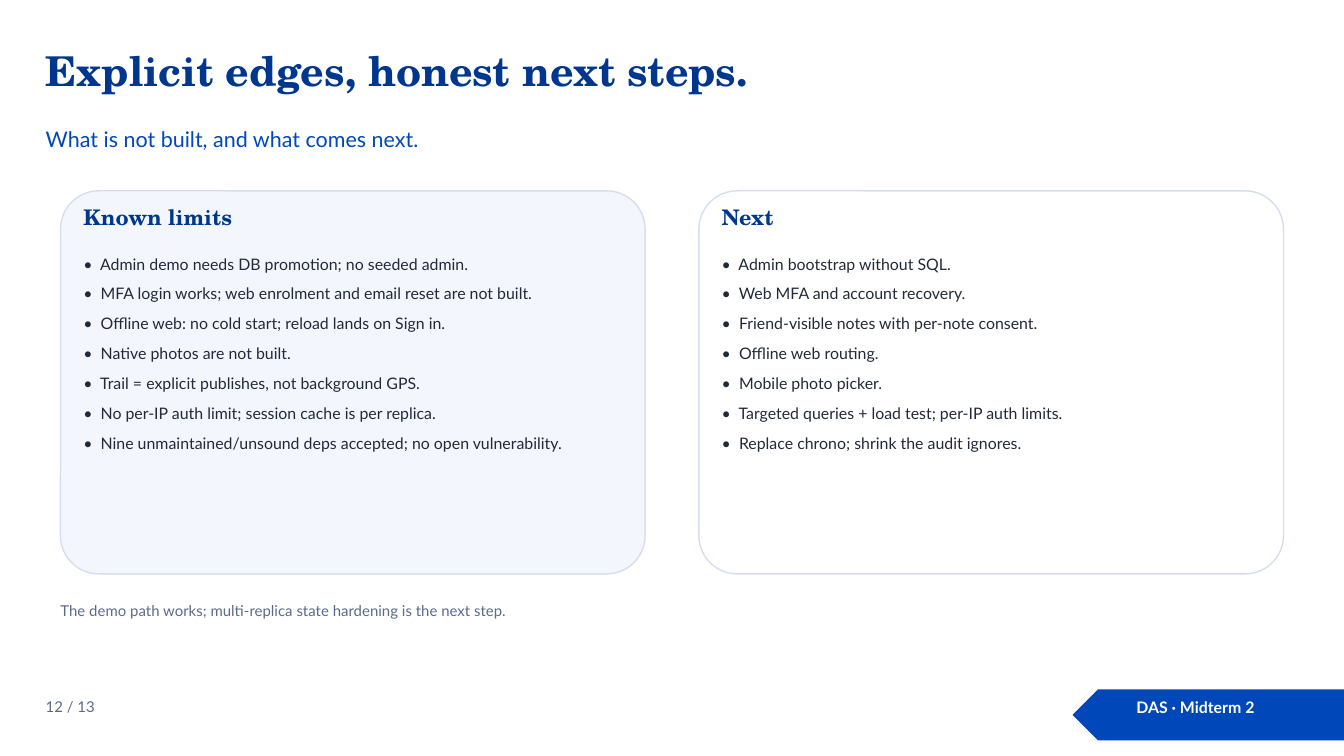
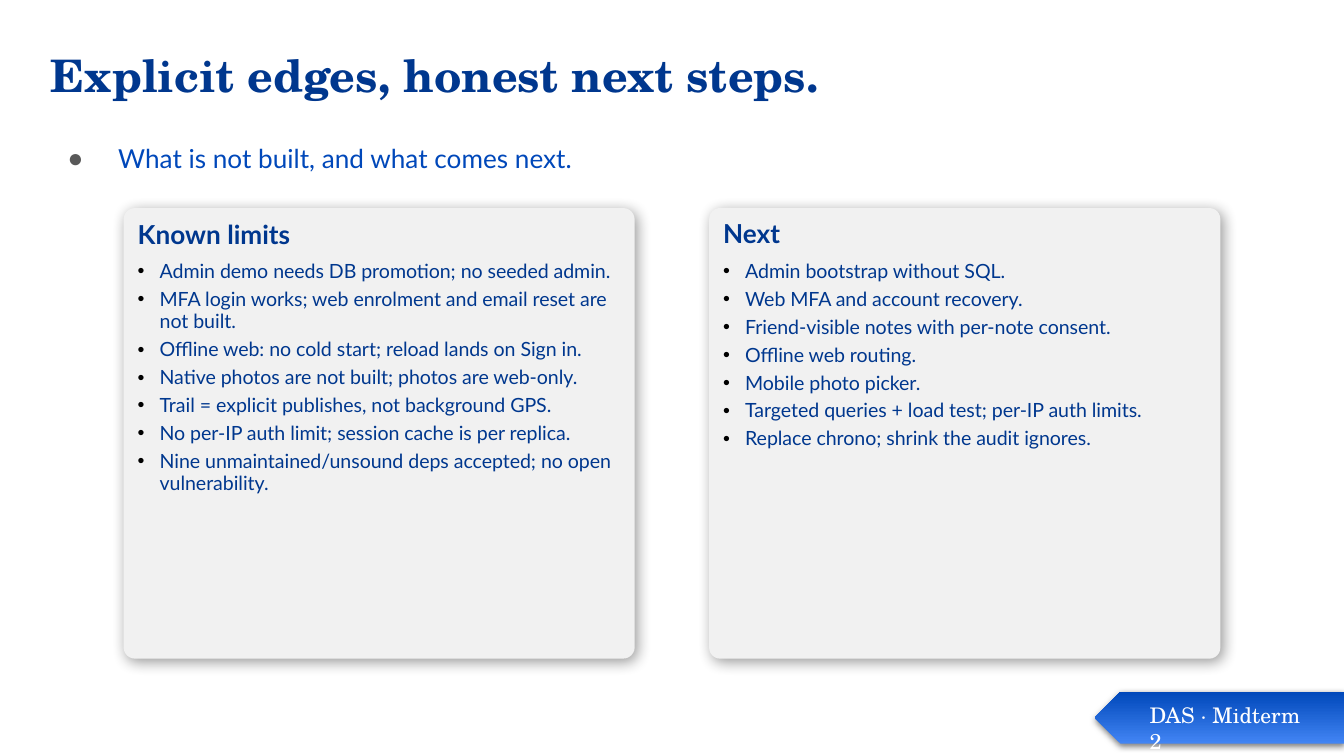
Before and after one commit to Prince-of-Nothing/Pinpoint, a slide deck: slide 12 of docs/midterm2/Pinpoint-DAS.pptx. Drawn at 1344x756 pixels with LibreOffice and Linux fonts; fonts in the diff are those of the drawing. Boxes give left, top, right and bottom in pixels: in the first picture for what was removed or moved away, otherwise in the second. Text is boxed around its words. In the diff, an @@ line names an element or a change of style, - is before the commit and + after.

```diff
--- a/docs/midterm2/Pinpoint-DAS.pptx
+++ b/docs/midterm2/Pinpoint-DAS.pptx
@@ title "Explicit edges, honest next steps." at <box>51,59,819,101</box>: size 22 to 24 pt; line spacing 1 to 0.9 @@
@@ subtitle "What is not built, and ...": place and size @@
-subtitle "What is not built, and ..." at <box>46,131,419,150</box>
+subtitle "What is not built, and ..." at <box>118,148,572,172</box>
@@ subtitle "What is not built, and ..." at <box>118,148,572,172</box>: size 11.5 to 14 pt; bullet none to ●; line spacing 1 to 0.95 @@
@@ rounded rectangle removed at <box>60,191,645,574</box> @@
@@ text removed at <box>83,209,232,226</box> @@
-Known limits
@@ rounded rectangle "Known limits" at <box>124,208,634,659</box>: fill none to #F1F1F1; shadow on @@
@@ rounded rectangle "Known limits": place and size @@
-rounded rectangle "Known limits" at <box>100,258,562,452</box>
+rounded rectangle "Known limits" at <box>124,208,634,659</box>
@@ rounded rectangle removed at <box>699,191,1284,574</box> @@
@@ rounded rectangle "Next": place and size @@
-rounded rectangle "Next" at <box>738,258,1063,452</box>
+rounded rectangle "Next" at <box>710,208,1220,659</box>
@@ rounded rectangle "Next" at <box>710,208,1220,659</box>: fill none to #F1F1F1; shadow on @@
@@ text removed at <box>722,209,774,226</box> @@
-Next
@@ text in rounded rectangle at <box>138,224,611,494</box>: text changed; size 8.5 to 10.5 pt; text colour #222A3A to #00378E @@
-• Admin demo needs DB promotion; no seeded admin.
-• MFA login works; web enrolment and email reset are not built.
-• Offline web: no cold start; reload lands on Sign in.
-• Native photos are not built.
-• Trail = explicit publishes, not background GPS.
-• No per-IP auth limit; session cache is per replica.
-• Nine unmaintained/unsound deps accepted; no open vulnerability.
+Known limits
+• Admin demo needs DB promotion; no seeded admin.
+• MFA login works; web enrolment and email reset are not built.
+• Offline web: no cold start; reload lands on Sign in.
+• Native photos are not built; photos are web-only.
+• Trail = explicit publishes, not background GPS.
+• No per-IP auth limit; session cache is per replica.
+• Nine unmaintained/unsound deps accepted; no open vulnerability.
@@ text in rounded rectangle at <box>723,224,1142,449</box>: text changed; size 8.5 to 10.5 pt; text colour #222A3A to #00378E @@
-• Admin bootstrap without SQL.
-• Web MFA and account recovery.
-• Friend-visible notes with per-note consent.
-• Offline web routing.
-• Mobile photo picker.
-• Targeted queries + load test; per-IP auth limits.
-• Replace chrono; shrink the audit ignores.
+Next
+• Admin bootstrap without SQL.
+• Web MFA and account recovery.
+• Friend-visible notes with per-note consent.
+• Offline web routing.
+• Mobile photo picker.
+• Targeted queries + load test; per-IP auth limits.
+• Replace chrono; shrink the audit ignores.
@@ text removed at <box>60,605,506,619</box> @@
-The demo path works; multi-replica state hardening is the next step.
@@ text removed at <box>46,701,94,712</box> @@
-12 / 13
@@ pentagon arrow: place and size @@
-pentagon arrow at <box>1073,689,1344,741</box>
+pentagon arrow at <box>1094,692,1344,745</box>
@@ pentagon arrow at <box>1094,692,1344,745</box>: fill #0048BA to gradient #4285F4 to #0048BA; shadow on; proportions changed @@
@@ text "DAS · Midterm 2": place and size @@
-text "DAS · Midterm 2" at <box>1136,701,1254,713</box>
+text "DAS · Midterm 2" at <box>1150,707,1300,756</box>
@@ text "DAS · Midterm 2" at <box>1150,707,1300,756</box>: size 8.5 to 11.5 pt, font Lato to TeX Gyre Schola, bold off; alignment centre to left @@
```
Also in this commit, not shown: 12 other slides changed, 1 other file.
